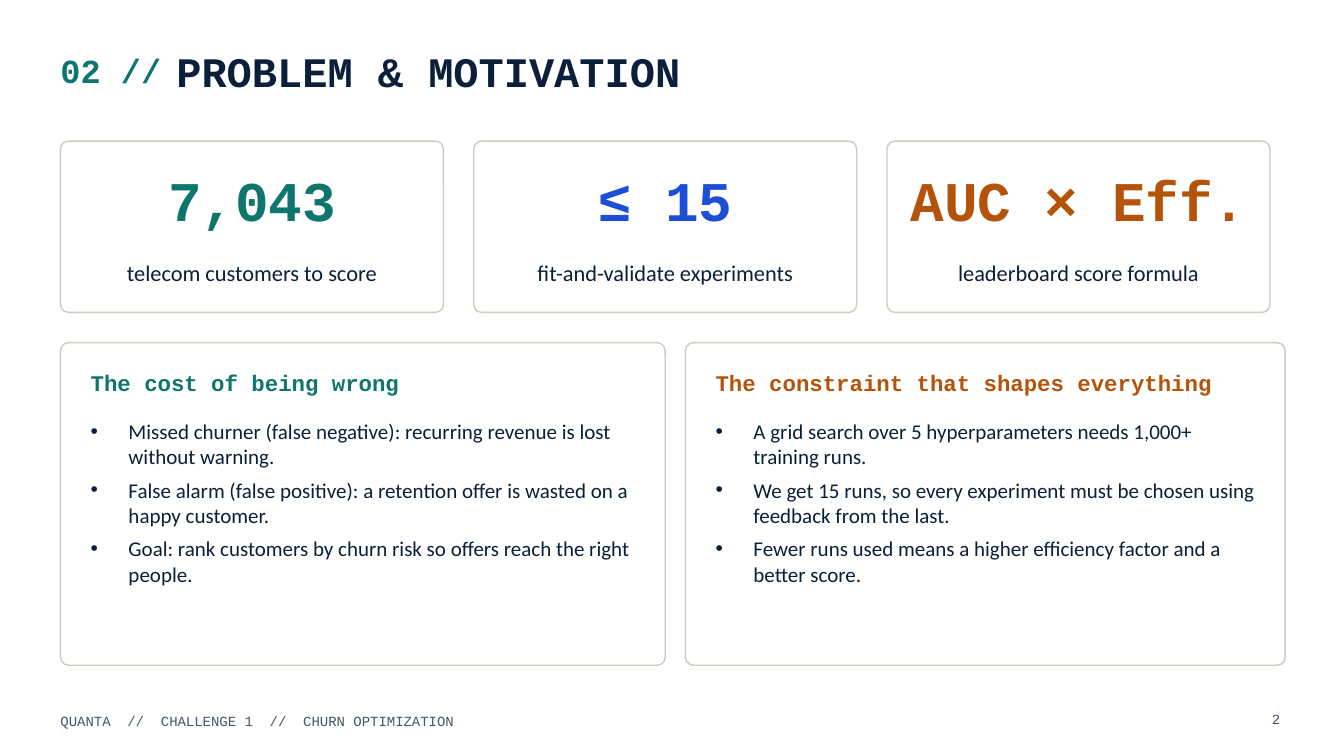
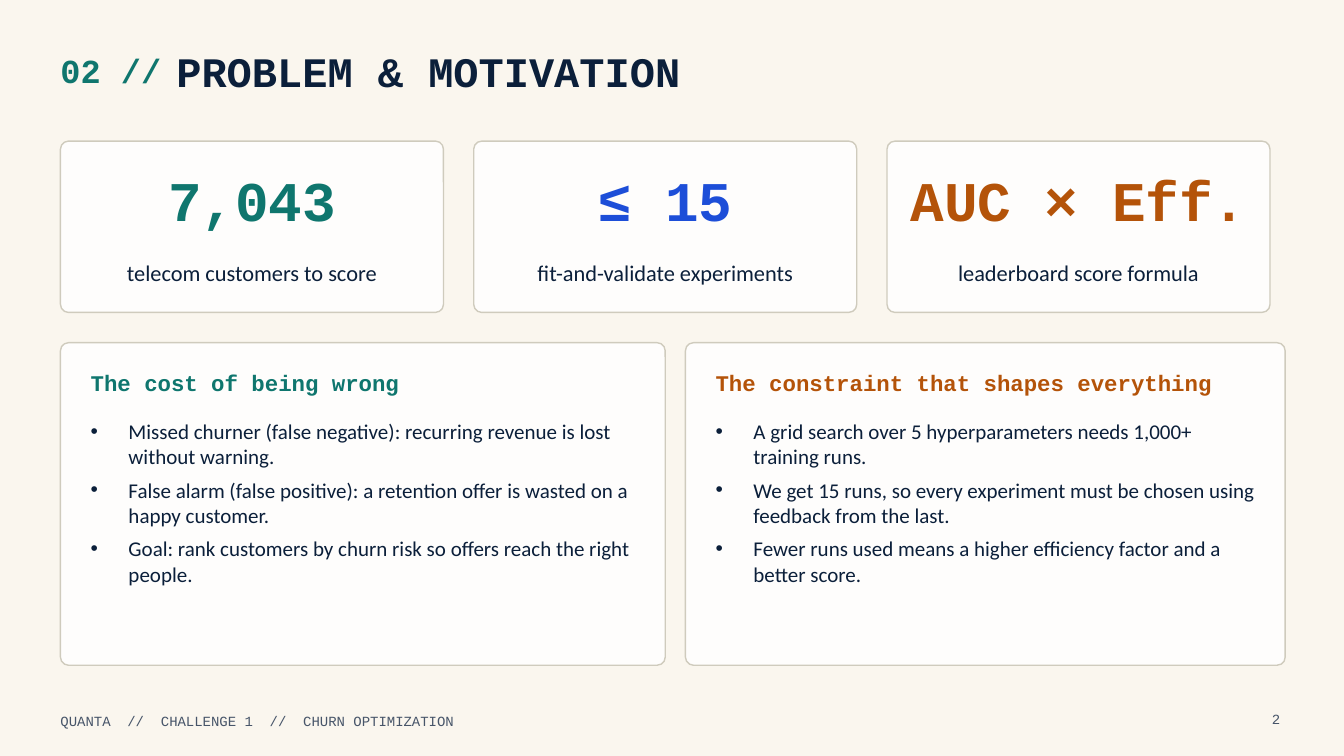
Before and after one commit to uday0214/IOTAxEngimaHackathon, a slide deck: slide 2 of ppt/QUANTA_PPT_FINAL.pptx. Drawn at 1344x756 pixels with LibreOffice and Linux fonts; fonts in the diff are those of the drawing; background and template pictures are left out. Boxes give left, top, right and bottom in pixels: in the first picture for what was removed or moved away, otherwise in the second. Text is boxed around its words. In the diff, an @@ line names an element or a change of style, - is before the commit and + after.

Commit message:
style(ppt): restore exact template design with cream background across all slides

```diff
--- a/ppt/QUANTA_PPT_FINAL.pptx
+++ b/ppt/QUANTA_PPT_FINAL.pptx
@@ background picture (left out) to #FAF6EE @@
```
Also in this commit, not shown: 9 other slides changed, 1 other file.
